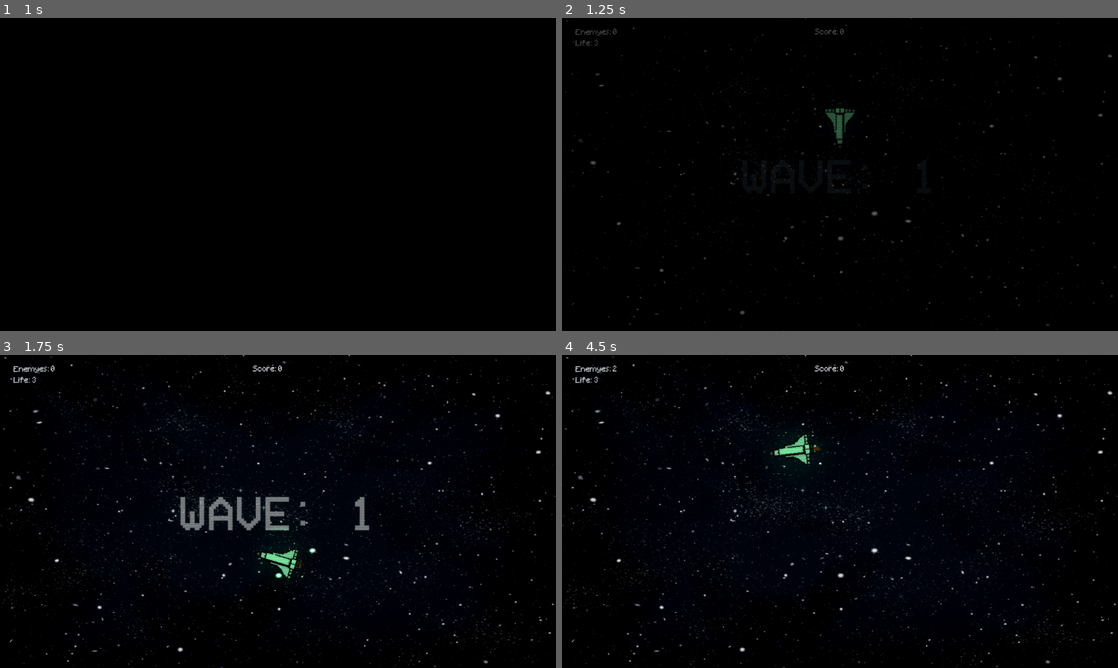
Above: before the commit, frames 1-4 (two rows, left to right).
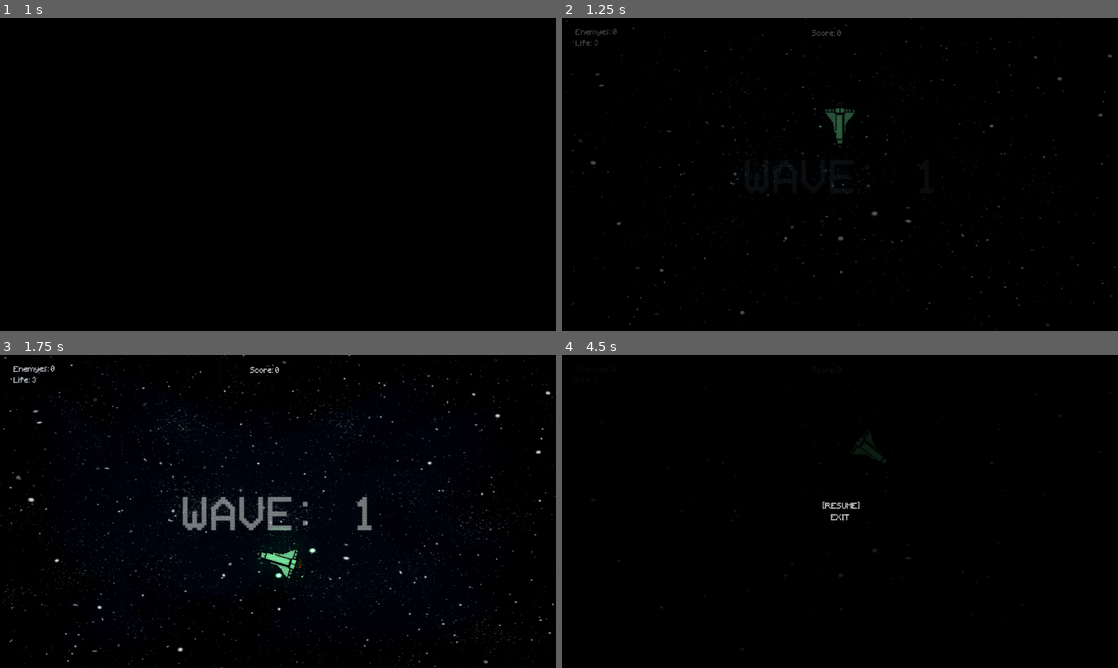
Above: after the commit, the same moments.

Repository: rickxzx/Space_Wave_Game
Game: Godot game, scene res://cenas/menu.tscn
The game is run twice, just before and just after one commit, with the same random seed, the same clock (stepped at 60 frames per second) and the same inputs. Sound files missing from this copy of the repository are replaced by a short silence.
Inputs (mouse positions are in pixels of both pictures, inside the frame that each line leads up to):
- Up to frame 1 (1 s): tap Space at 0.5 s; move the mouse to (305, 174) at 0.52 s; hold Up (ui_up) from 0.53 s (still down); tap Q (PowerUP) at 0.6 s; tap Enter (ui_accept) at 0.77, 0.8 s
- Up to frame 2 (1.25 s): keep holding Up (ui_up); tap Enter (ui_accept) at 1.07 s
- Up to frame 3 (1.75 s): move the mouse to (166, 527) at 1.27 s; release Up (ui_up) at 1.28 s; hold Down (ui_down) from 1.28 s (still down); tap Enter (ui_accept) at 1.35, 1.52 s; tap Q (PowerUP) at 1.55 s
- Up to frame 4 (4.5 s): tap Enter (ui_accept) at 1.82, 2.3, 3.02, 3.32, 3.77, 3.8, 4.07 s; move the mouse to (895, 442) at 2.02 s; release Down (ui_down) at 2.03 s; press the mouse at (895, 442) at 2.03 s; hold Right (ui_right) 2.03-2.78 s; move the mouse to (812, 574) at 2.77 s; release the mouse at (812, 574) at 2.78 s; hold Up (ui_up) 2.78-3.53 s; tap Q (PowerUP) at 2.85, 4.35 s; move the mouse to (1006, 558) at 3.52 s; hold Left (ui_left) from 3.53 s (still down); tap E (UTI) at 3.6 s; tap Escape (esc, bound only after the commit) at 4.15 s; move the mouse to (673, 464) at 4.27 s

Frame 1 is identical in both runs. In frame 2, less than 0.1% of the frame differs, in the area x 45-51%, y 3-6%; in frame 3, 1.0%; in frame 4, 3.2%, in the area x 0-100%, y 0-100%.

Commit message:
Space Wave

Diff:
--- a/game_jam/cenas/map.tscn
+++ b/game_jam/cenas/map.tscn
@@ -13,6 +13,9 @@
 [ext_resource type="Texture2D" uid="uid://j25e0nk8l8pd" path="res://sprite/life.png" id="8_bjhjl"]
 [ext_resource type="Shader" uid="uid://5rtddom6arx5" path="res://shaders/crt.gdshader" id="12_4iunr"]
 [ext_resource type="Script" uid="uid://hw63sewig2np" path="res://scripts/powerup_spawn.gd" id="12_v2wd5"]
+[ext_resource type="AudioStream" uid="uid://d13ym0h3cwqey" path="res://sounds/explode.mp3" id="14_ssnxa"]
+[ext_resource type="Script" uid="uid://b2nfokss4wciv" path="res://scripts/pause.gd" id="15_qi725"]
+[ext_resource type="AudioStream" uid="uid://cyc720ubviqih" path="res://sounds/selection.mp3" id="16_v73jy"]
 
 [sub_resource type="Environment" id="Environment_byug6"]
 background_mode = 3
@@ -157,8 +160,62 @@
 size = Vector2(1280, 720)
 center_offset = Vector3(640, 360, 0)
 
+[sub_resource type="Animation" id="Animation_v73jy"]
+resource_name = "freeze"
+length = 3.0
+tracks/0/type = "value"
+tracks/0/imported = false
+tracks/0/enabled = true
+tracks/0/path = NodePath(".:modulate")
+tracks/0/interp = 1
+tracks/0/loop_wrap = true
+tracks/0/keys = {
+"times": PackedFloat32Array(0, 0.99, 2.5, 3),
+"transitions": PackedFloat32Array(1, 1, 1, 1),
+"update": 0,
+"values": [Color(1, 1, 1, 1), Color(0.531973, 0.756806, 1, 1), Color(0.531973, 0.756806, 1, 1), Color(1, 1, 1, 1)]
+}
+
+[sub_resource type="Animation" id="Animation_wjlm5"]
+length = 0.001
+tracks/0/type = "value"
+tracks/0/imported = false
+tracks/0/enabled = true
+tracks/0/path = NodePath(".:modulate")
+tracks/0/interp = 1
+tracks/0/loop_wrap = true
+tracks/0/keys = {
+"times": PackedFloat32Array(0),
+"transitions": PackedFloat32Array(1),
+"update": 0,
+"values": [Color(1, 1, 1, 1)]
+}
+
+[sub_resource type="Animation" id="Animation_p7ef8"]
+resource_name = "metra"
+length = 5.0
+tracks/0/type = "value"
+tracks/0/imported = false
+tracks/0/enabled = true
+tracks/0/path = NodePath(".:modulate")
+tracks/0/interp = 1
+tracks/0/loop_wrap = true
+tracks/0/keys = {
+"times": PackedFloat32Array(0, 0.96, 3.99, 5),
+"transitions": PackedFloat32Array(1, 1, 1, 1),
+"update": 0,
+"values": [Color(1, 1, 1, 1), Color(1, 0.720097, 0.685639, 1), Color(1, 0.720097, 0.685639, 1), Color(1, 1, 1, 1)]
+}
+
+[sub_resource type="AnimationLibrary" id="AnimationLibrary_p7ef8"]
+_data = {
+&"RESET": SubResource("Animation_wjlm5"),
+&"freeze": SubResource("Animation_v73jy"),
+&"metra": SubResource("Animation_p7ef8")
+}
+
 [node name="Node2D" type="Node2D"]
-modulate = Color(0, 0, 0, 1)
+metadata/_edit_horizontal_guides_ = [-22.0]
 
 [node name="ColorRect" type="ColorRect" parent="."]
 z_index = -2
@@ -238,10 +295,10 @@
 "
 
 [node name="score" type="Label" parent="UI"]
-offset_left = 582.0
-offset_top = 27.0
-offset_right = 637.0
-offset_bottom = 50.0
+offset_left = 576.0
+offset_top = 30.0
+offset_right = 631.0
+offset_bottom = 53.0
 theme_override_fonts/font = ExtResource("4_n6j27")
 
 [node name="score" type="Label" parent="UI/score"]
@@ -520,9 +577,9 @@
 [node name="Label" type="Label" parent="UI"]
 modulate = Color(1, 1, 1, 0)
 z_index = -1
-offset_left = 375.0
+offset_left = 380.0
 offset_top = 285.0
-offset_right = 785.0
+offset_right = 790.0
 offset_bottom = 373.0
 theme_override_fonts/font = ExtResource("6_x8rq7")
 theme_override_font_sizes/font_size = 100
@@ -564,6 +621,90 @@
 position = Vector2(-2, 0)
 scale = Vector2(0.900781, 0.9)
 mesh = SubResource("QuadMesh_csfwj")
+
+[node name="Explode" type="AudioStreamPlayer2D" parent="."]
+position = Vector2(273, 222)
+stream = ExtResource("14_ssnxa")
+volume_db = -20.0
+
+[node name="pause" type="Control" parent="."]
+process_mode = 3
+visible = false
+z_index = 10
+layout_mode = 3
+anchors_preset = 0
+offset_right = 40.0
+offset_bottom = 40.0
+script = ExtResource("15_qi725")
+
+[node name="ColorRect" type="ColorRect" parent="pause"]
+layout_mode = 0
+offset_right = 1173.0
+offset_bottom = 653.0
+color = Color(0, 0, 0, 0.862745)
+
+[node name="Label" type="Label" parent="pause"]
+layout_mode = 0
+offset_left = 563.0
+offset_top = 335.0
+offset_right = 603.0
+offset_bottom = 358.0
+theme_override_fonts/font = ExtResource("4_n6j27")
+theme_override_font_sizes/font_size = 0
+text = "EXIT"
+
+[node name="Label2" type="Label" parent="pause"]
+layout_mode = 0
+offset_left = 551.0
+offset_top = 311.0
+offset_right = 615.0
+offset_bottom = 334.0
+theme_override_fonts/font = ExtResource("4_n6j27")
+theme_override_font_sizes/font_size = 0
+text = "RESUME"
+
+[node name="[" type="Label" parent="pause"]
+layout_mode = 0
+offset_left = 545.0
+offset_top = 303.0
+offset_right = 585.0
+offset_bottom = 326.0
+text = "["
+
+[node name="]" type="Label" parent="pause"]
+layout_mode = 0
+offset_left = 618.0
+offset_top = 303.0
+offset_right = 658.0
+offset_bottom = 326.0
+text = "]"
+
+[node name="[2" type="Label" parent="pause"]
+visible = false
+layout_mode = 0
+offset_left = 557.0
+offset_top = 328.0
+offset_right = 597.0
+offset_bottom = 351.0
+text = "["
+
+[node name="]2" type="Label" parent="pause"]
+visible = false
+layout_mode = 0
+offset_left = 603.0
+offset_top = 328.0
+offset_right = 643.0
+offset_bottom = 351.0
+text = "]"
+
+[node name="Selection" type="AudioStreamPlayer" parent="pause"]
+stream = ExtResource("16_v73jy")
+volume_db = -10.0
+
+[node name="efeitos" type="AnimationPlayer" parent="."]
+libraries = {
+&"": SubResource("AnimationLibrary_p7ef8")
+}
 
 [connection signal="timeout" from="spawner/Timer" to="spawner" method="_on_spawn_timeout"]
 [connection signal="pressed" from="UI/Button" to="spawner" method="next_wave"]
--- a/game_jam/cenas/menu.tscn
+++ b/game_jam/cenas/menu.tscn
@@ -1,9 +1,13 @@
-[gd_scene load_steps=11 format=3 uid="uid://c5r0kpx75arwv"]
+[gd_scene load_steps=15 format=3 uid="uid://c5r0kpx75arwv"]
 
 [ext_resource type="Script" uid="uid://caic7t1qmli4" path="res://scripts/menu.gd" id="1_hsu4v"]
 [ext_resource type="FontFile" uid="uid://bgaw5ui56kmhm" path="res://fonts/Evil Empire.otf" id="1_nbnbt"]
 [ext_resource type="FontFile" uid="uid://b5dwns2e2wujf" path="res://fonts/Minecraft.ttf" id="2_hsu4v"]
 [ext_resource type="Shader" uid="uid://5rtddom6arx5" path="res://shaders/crt.gdshader" id="4_mmoso"]
+[ext_resource type="AudioStream" uid="uid://er5jtgiqgske" path="res://sounds/entrou.mp3" id="5_qcnrj"]
+[ext_resource type="AudioStream" uid="uid://dxweena6kpypm" path="res://sounds/saiu.mp3" id="6_qygre"]
+[ext_resource type="AudioStream" uid="uid://cyc720ubviqih" path="res://sounds/selection.mp3" id="7_6l0hd"]
+[ext_resource type="AudioStream" uid="uid://cek56us5y3sme" path="res://sounds/menu-sound.mp3" id="8_qygre"]
 
 [sub_resource type="Animation" id="Animation_nxpqr"]
 length = 0.001
@@ -235,3 +239,22 @@
 material = SubResource("ShaderMaterial_qvcyk")
 scale = Vector2(0.9, 0.9)
 mesh = SubResource("QuadMesh_hsu4v")
+
+[node name="Entrou" type="AudioStreamPlayer2D" parent="."]
+position = Vector2(311, 420)
+stream = ExtResource("5_qcnrj")
+
+[node name="Saiu" type="AudioStreamPlayer2D" parent="."]
+position = Vector2(314, 446)
+stream = ExtResource("6_qygre")
+
+[node name="Selection" type="AudioStreamPlayer2D" parent="."]
+position = Vector2(340, 443)
+stream = ExtResource("7_6l0hd")
+
+[node name="Menu-sound" type="AudioStreamPlayer2D" parent="."]
+position = Vector2(368, 426)
+stream = ExtResource("8_qygre")
+autoplay = true
+
+[connection signal="finished" from="Menu-sound" to="." method="_on_menusound_finished"]
--- a/game_jam/cenas/nave_explosion.tscn
+++ b/game_jam/cenas/nave_explosion.tscn
@@ -2,6 +2,21 @@
 
 [ext_resource type="Script" uid="uid://djp7gl27m2h8w" path="res://scripts/nave_explosion.gd" id="1_6b5bu"]
 [ext_resource type="Texture2D" uid="uid://co3cs4qqw0isq" path="res://sprite/square.png" id="1_lu4b0"]
+
+[sub_resource type="Animation" id="Animation_kj2on"]
+length = 0.001
+tracks/0/type = "value"
+tracks/0/imported = false
+tracks/0/enabled = true
+tracks/0/path = NodePath(".:modulate")
+tracks/0/interp = 1
+tracks/0/loop_wrap = true
+tracks/0/keys = {
+"times": PackedFloat32Array(0),
+"transitions": PackedFloat32Array(1),
+"update": 0,
+"values": [Color(1, 1, 1, 1)]
+}
 
 [sub_resource type="Animation" id="Animation_6b5bu"]
 resource_name = "fade_out"
@@ -17,21 +32,6 @@
 "transitions": PackedFloat32Array(1, 1),
 "update": 0,
 "values": [Color(1, 1, 1, 1), Color(1, 1, 1, 0)]
-}
-
-[sub_resource type="Animation" id="Animation_kj2on"]
-length = 0.001
-tracks/0/type = "value"
-tracks/0/imported = false
-tracks/0/enabled = true
-tracks/0/path = NodePath(".:modulate")
-tracks/0/interp = 1
-tracks/0/loop_wrap = true
-tracks/0/keys = {
-"times": PackedFloat32Array(0),
-"transitions": PackedFloat32Array(1),
-"update": 0,
-"values": [Color(1, 1, 1, 1)]
 }
 
 [sub_resource type="AnimationLibrary" id="AnimationLibrary_kj2on"]
--- a/game_jam/cenas/player.tscn
+++ b/game_jam/cenas/player.tscn
@@ -6,6 +6,9 @@
 [ext_resource type="AudioStream" uid="uid://jf4tl2rhpiqx" path="res://sounds/energy.mp3" id="4_xojfc"]
 [ext_resource type="Texture2D" uid="uid://b4l3m7qde4y17" path="res://sprite/circle.png" id="5_15dsx"]
 [ext_resource type="AudioStream" uid="uid://dpr3wtjc482pd" path="res://sounds/music_theme.mp3" id="6_8v4ht"]
+[ext_resource type="AudioStream" uid="uid://rrpmmk1kiq0b" path="res://sounds/frezzing.mp3" id="7_rijvs"]
+[ext_resource type="AudioStream" uid="uid://pmuovylsh4gw" path="res://sounds/nave_explode.mp3" id="8_mp0j6"]
+[ext_resource type="AudioStream" uid="uid://d1p1qcbffbgy5" path="res://sounds/scream.mp3" id="9_8bq56"]
 
 [sub_resource type="Gradient" id="Gradient_unwft"]
 offsets = PackedFloat32Array(0.357143, 0.863636)
@@ -302,6 +305,24 @@
 volume_db = -10.0
 autoplay = true
 
+[node name="Frezzing" type="AudioStreamPlayer2D" parent="Node2D/nave"]
+position = Vector2(55.0002, 49.9998)
+rotation = -1.5708
+scale = Vector2(5, 5)
+stream = ExtResource("7_rijvs")
+
+[node name="NaveExplode" type="AudioStreamPlayer2D" parent="Node2D/nave"]
+position = Vector2(1.80999e-05, 5)
+rotation = -1.5708
+scale = Vector2(5, 5)
+stream = ExtResource("8_mp0j6")
+
+[node name="Scream" type="AudioStreamPlayer2D" parent="Node2D/nave"]
+position = Vector2(20.0001, 39.9999)
+rotation = -1.5708
+scale = Vector2(5, 5)
+stream = ExtResource("9_8bq56")
+
 [node name="AnimationPlayer" type="AnimationPlayer" parent="."]
 
 [connection signal="area_entered" from="Node2D/nave/Area2D" to="Node2D" method="tomou_dano"]
--- a/game_jam/project.godot
+++ b/game_jam/project.godot
@@ -92,6 +92,12 @@
 "events": [Object(InputEventKey,"resource_local_to_scene":false,"resource_name":"","device":-1,"window_id":0,"alt_press …(192 unchanged characters)…
 ]
 }
+esc={
+"deadzone": 0.2,
+"events": [Object(InputEventKey,"resource_local_to_scene":false,"resource_name":"","device":-1,"window_id":0,"alt_pressed":false,"shift_pressed":false,"ctrl_pressed":false,"meta_pressed":false,"pressed":false,"keycode":0,"physical_keycode":4194305,"key_label":0,"unicode":0,"location":0,"echo":false,"script":null)
+, Object(InputEventKey,"resource_local_to_scene":false,"resource_name":"","device":-1,"window_id":0,"alt_pressed":false,"shift_pressed":false,"ctrl_pressed":false,"meta_pressed":false,"pressed":false,"keycode":0,"physical_keycode":80,"key_label":0,"unicode":112,"location":0,"echo":false,"script":null)
+]
+}
 
 [rendering]
 
--- a/game_jam/scripts/enemy.gd
+++ b/game_jam/scripts/enemy.gd
@@ -17,6 +17,7 @@
 	if Global.time_z == true:
 		global_position += velocity * Global.velocity_enemy * delta
 	if life <= 0 and Global.criação != null:
+		Global.explosão_do_cometa.play(0)
 		var particula = Global.instance_node(particulas, global_position, Global.criação)
 		if chance == 2:
 			var _cura = Global.instance_node(cura, global_position, Global.criação)
--- a/game_jam/scripts/enemy2.gd
+++ b/game_jam/scripts/enemy2.gd
@@ -15,6 +15,7 @@
 	if Global.time_z == true:
 		global_position += velocity * Global.velocity_enemy * delta
 	if life <= 0 and Global.criação != null:
+		Global.explosão_do_cometa.play(0)
 		var particula = Global.instance_node(particulas, global_position, Global.criação)
 		particula.rotation_degrees = Global.bullet_rotation
 		particula.modulate = "00ffb3b6"
--- a/game_jam/scripts/enemy4.gd
+++ b/game_jam/scripts/enemy4.gd
@@ -26,6 +26,7 @@
 			global_position += velocity * Global.velocity_enemy * delta
 	if explodiu == true and Global.criação != null:
 		if filhos == 0:
+			Global.explosão_do_cometa.play(0)
 			var particula = Global.instance_node(particulas, global_position, Global.criação)
 			particula.rotation_degrees = Global.bullet_rotation
 			particula.modulate = "f8c95cb6"
--- a/game_jam/scripts/enemy_3.gd
+++ b/game_jam/scripts/enemy_3.gd
@@ -18,6 +18,7 @@
 	if Global.time_z == true:
 		global_position += velocity * Global.velocity_enemy * delta
 	if life <= 0 and Global.criação != null:
+		Global.explosão_do_cometa.play(0)
 		var particula = Global.instance_node(particulas, global_position, Global.criação)
 		if chance == 3:
 			var _cura = Global.instance_node(curaa, global_position, Global.criação)
--- a/game_jam/scripts/global.gd
+++ b/game_jam/scripts/global.gd
@@ -13,11 +13,15 @@
 var player_position = 0
 var criação = null
 var camera: Camera2D
+var explosão_do_cometa: AudioStreamPlayer2D
+var cam_effects : AnimationPlayer
 var tiros_por_clique = 1
 var life = 3
 var uti_time = 15
 var metranca : bool = false
 var uti_charge : bool = false
+var wave_max = 0
+var paused : bool = false
 
 # Called when the node enters the scene tree for the first time.
 func _ready() -> void:
--- a/game_jam/scripts/menu.gd
+++ b/game_jam/scripts/menu.gd
@@ -15,10 +15,12 @@
 func _process(_delta: float) -> void:
 	if Input.is_action_just_pressed("ui_accept"):
 		if clique == 1 and tran == false:
+			$Entrou.play(0)
 			$Control/AnimationPlayer.play("saida")
 			await get_tree().create_timer(0.5).timeout
 			get_tree().change_scene_to_file("res://cenas/map.tscn")
 		if clique == 3 and tran == false:
+			$Saiu.play(0)
 			$Control/AnimationPlayer.play("saida")
 			await get_tree().create_timer(0.5).timeout
 			get_tree().quit()
@@ -31,6 +33,7 @@
 			$"Control/1".visible = false
 			$"Control/2".visible = true
 			$"Control/3".visible = false
+			$Selection.play(0)
 			await get_tree().create_timer(0.3).timeout
 			clique = 2
 			clicou = false
@@ -38,6 +41,7 @@
 		if Input.is_action_just_pressed("ui_right") and clique == 2:
 			tran = true
 			clicou = true
+			$Selection.play(0)
 			$"Control/>".visible = false
 			$"Control/<".visible = true
 			$"Control/1".visible = false
@@ -50,6 +54,7 @@
 		if Input.is_action_just_pressed("ui_left") and clique == 2:
 			tran = true
 			clicou = true
+			$Selection.play(0)
 			$"Control/>".visible = true
 			$"Control/<".visible = false
 			$"Control/1".visible = true
@@ -61,6 +66,7 @@
 		if Input.is_action_just_pressed("ui_left") and clique == 3:
 			tran = true
 			clicou = true
+			$Selection.play(0)
 			$"Control/>".visible = true
 			$"Control/<".visible = true
 			$"Control/3".visible = false
@@ -69,3 +75,7 @@
 			clique = 2
 			tran = false
 			clicou = false
+
+
+func _on_menusound_finished() -> void:
+	$"Menu-sound".play(0)
--- a/game_jam/scripts/nave-player.gd
+++ b/game_jam/scripts/nave-player.gd
@@ -25,14 +25,27 @@
 func _input(_event: InputEvent) -> void:
 	if Input.is_action_just_pressed("PowerUP") and Global.metranca == true:
 		metra = true
+		Global.cam_effects.play("metra")
 		await get_tree().create_timer(5).timeout
 		Global.metranca = false
 		metra = false
 	if Input.is_action_just_pressed("PowerUP") and Global.time_z1 == true:
 		Global.time_z1 = false
 		Global.time_z = true
+		Global.cam_effects.play("freeze")
+		$nave/Frezzing.play(0)
 		await get_tree().create_timer(3).timeout
 		Global.time_z = false
+
+func wait_timers(seconds: float) -> void:
+	var t = Timer.new()
+	t.wait_time = seconds
+	t.one_shot = true
+	t.process_mode = Node.PROCESS_MODE_PAUSABLE
+	add_child(t)
+	t.start()
+	await t.timeout
+	t.queue_free()
 
 # Called every frame. 'delta' is the elapsed time since the previous frame.
 func _process(delta: float) -> void:
@@ -51,7 +64,7 @@
 		var explo = explosion.instantiate()
 		$"..".add_child(explo)
 		explo.global_position = $".".global_position
-		await get_tree().create_timer(1).timeout
+		await wait_timers(1)
 		get_tree().reload_current_scene()
 	velocity.x = int(Input.is_action_pressed("ui_right")) - int(Input.is_action_pressed("ui_left"))
 	velocity.y = int(Input.is_action_pressed("ui_down")) - int(Input.is_action_pressed("ui_up"))
@@ -83,12 +96,28 @@
 func tomou_dano(area: Area2D) -> void:
 	if area.is_in_group("enemy_1"):
 		Global.life -= 1
+		if Global.life <= 0:
+			$nave/Area2D.queue_free()
+			$nave/NaveExplode.play(0)
+			$nave/Scream.play(0)
 	if area.is_in_group("enemy_2"):
 		Global.life -= 2
+		if Global.life <= 0:
+			$nave/Area2D.queue_free()
+			$nave/NaveExplode.play(0)
+			$nave/Scream.play(0)
 	if area.is_in_group("enemy_3"):
 		Global.life -= 3
+		if Global.life <= 0:
+			$nave/Area2D.queue_free()
+			$nave/NaveExplode.play(0)
+			$nave/Scream.play(0)
 	if area.is_in_group("enemy4"):
 		Global.life -= 1
+		if Global.life <= 0:
+			$nave/Area2D.queue_free()
+			$nave/NaveExplode.play(0)
+			$nave/Scream.play(0)
 	if area.is_in_group("cura1"):
 		if Global.life <= 9:
 			Global.life += 1
--- /dev/null
+++ b/game_jam/scripts/pause.gd
@@ -0,0 +1,59 @@
+extends Control
+var paused : bool = false
+var timen := 0.2
+var item_selected = 1
+
+func _input(event: InputEvent) -> void:
+	if Input.is_action_just_pressed("esc"):
+		item_selected = 1
+		$"[2".visible = false
+		$"]2".visible = false
+		$"[".visible = true
+		$"]".visible = true
+	if Input.is_action_just_pressed("esc") and paused == false:
+		if paused == false:
+			get_tree().paused = true
+			$".".visible = true
+			await get_tree().create_timer(timen).timeout
+			paused = true
+			Global.paused = true
+	if Input.is_action_just_pressed("esc") and paused == true:
+		if paused == true:
+			item_selected = 1
+			get_tree().paused = false
+			$".".visible = false
+			await get_tree().create_timer(timen).timeout
+			paused = false
+			Global.paused = false
+	if Input.is_action_just_pressed("ui_up") and paused == true:
+		$Selection.play(0)
+		if item_selected == 1:
+			item_selected = 1
+		if item_selected == 2:
+			item_selected = 1
+			$"[2".visible = false
+			$"]2".visible = false
+			$"[".visible = true
+			$"]".visible = true
+	if Input.is_action_just_pressed("ui_down") and paused == true:
+		$Selection.play(0)
+		if item_selected == 2:
+			item_selected = 2
+		if item_selected == 1:
+			$"[2".visible = true
+			$"]2".visible = true
+			$"[".visible = false
+			$"]".visible = false
+			item_selected = 2
+	if Input.is_action_just_pressed("ui_accept") and paused == true:
+		if item_selected == 1:
+			item_selected = 1
+			get_tree().paused = false
+			$".".visible = false
+			await get_tree().create_timer(timen).timeout
+			paused = false
+			Global.paused = false
+		if item_selected == 2:
+			Global.paused = false
+			get_tree().paused = false
+			get_tree().change_scene_to_file("res://cenas/menu.tscn")
--- a/game_jam/scripts/powerup_spawn.gd
+++ b/game_jam/scripts/powerup_spawn.gd
@@ -2,7 +2,7 @@
 @onready var power1 = preload("res://cenas/PowerUp1.tscn")
 @onready var power2 = preload("res://cenas/PowerUp2.tscn")
 var chance = randi_range(1,20)
-var timen = randi_range(3,5)
+var timen = randi_range(5,15)
 var positionn = randi_range(49 ,1084)
 # Called when the node enters the scene tree for the first time.
 func _ready() -> void:
@@ -16,11 +16,11 @@
 
 func _on_powerup_timeout() -> void:
 	chance = randi_range(1,20)
-	timen = randi_range(3,5)
+	timen = randi_range(5,15)
 	positionn = randi_range(49 ,1084)
 	$Node2D.position.x = positionn
 	$powerup.start(timen)
-	if Global.WAVE >= 20:
+	if Global.WAVE >= 15:
 		if chance >= 17:
 			var po1 = power1.instantiate()
 			add_child(po1)
--- a/game_jam/scripts/spawner.gd
+++ b/game_jam/scripts/spawner.gd
@@ -12,9 +12,11 @@
 var primeiro5 : bool = false
 var loja_button : bool = false
 @onready var screen_size = get_viewport_rect().size
-# Called when the node enters the scene tree for the first time.
+
 func _ready() -> void:
+	Global.cam_effects = $"../efeitos"
 	Global.WAVE = 1
+	Global.explosão_do_cometa = $"../Explode"
 	Input.set_mouse_mode(Input.MOUSE_MODE_VISIBLE)
 	$"../UI/loja2".visible = false
 	Global.life = 3
@@ -24,11 +26,20 @@
 	Global.inimigos_quant = 4
 	Global.score = 0
 	Global.uti_charge = false
+	Global.metranca = false
+	Global.time_z1 = false
+	Global.wave = true
+	Global.wave2 = true
+	Global.time_z = false
+	Global.uti_charge = false
+
 func _exit_tree():
 	Global.criação = null
 
 # Called every frame. 'delta' is the elapsed time since the previous frame.
 func _process(_delta: float) -> void:
+	if Global.WAVE >= Global.wave_max:
+		Global.wave_max = Global.WAVE
 	if Global.uti_charge == true:
 		$"../UI/alert".visible = true
 	if Global.uti_charge == false:
@@ -46,8 +57,10 @@
 	$"../UI/inimigos".text = str(Global.inimigos_gerados)
 	$"../UI/score".text = str(Global.score)
 	$"../UI/loja2/Label".text = "Score: " + str(Global.score)
-	if Global.life >= 0:
+	if Global.life >= 1:
 		$"../UI/life".text = str(Global.life)
+	if Global.life <= 0:
+		$"../UI/life".text = str(0)
 
 
 func _on_spawn_timeout() -> void:
Not shown: 1 places in game_jam/cenas/map.tscn that only renumber resources
Not shown: 1 places in game_jam/cenas/player.tscn that only renumber resources
Not shown, added: game_jam/scripts/pause.gd.uid
Not shown, added: game_jam/sounds/entrou.mp3.import
Not shown, added: game_jam/sounds/explode.mp3.import
Not shown, added: game_jam/sounds/frezzing.mp3.import
Not shown, added: game_jam/sounds/menu-sound.mp3.import
Not shown, added: game_jam/sounds/nave_explode.mp3.import
Not shown, added: game_jam/sounds/saiu.mp3.import
Not shown, added: game_jam/sounds/scream.mp3.import
Not shown, added: game_jam/sounds/selection.mp3.import
Not shown, added: game_jam/sounds/entrou.mp3
(and 7 more such lines)
